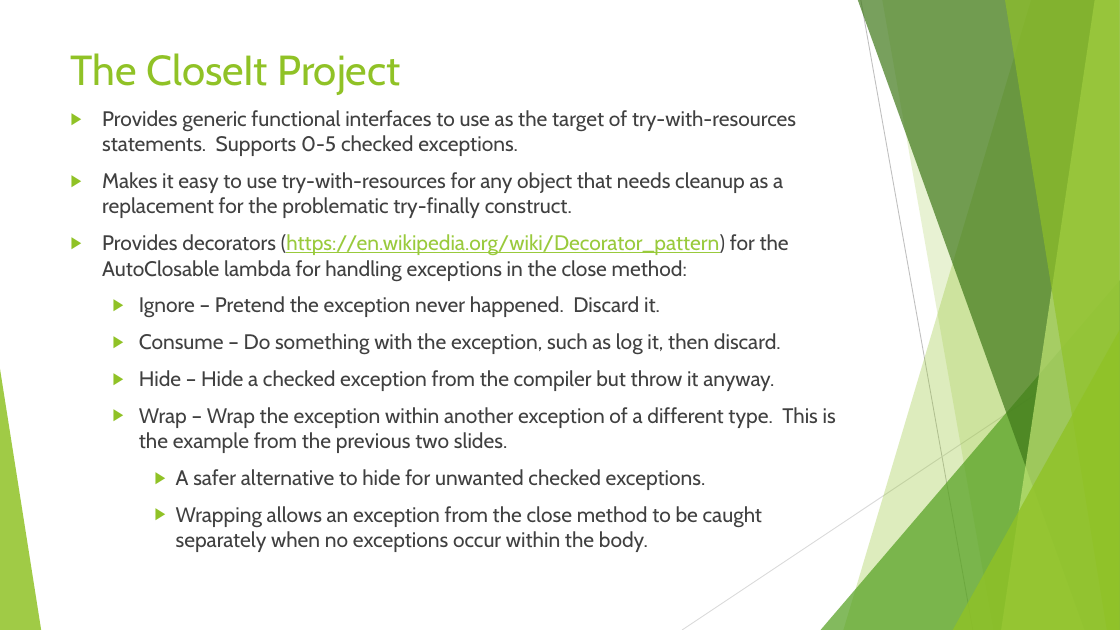
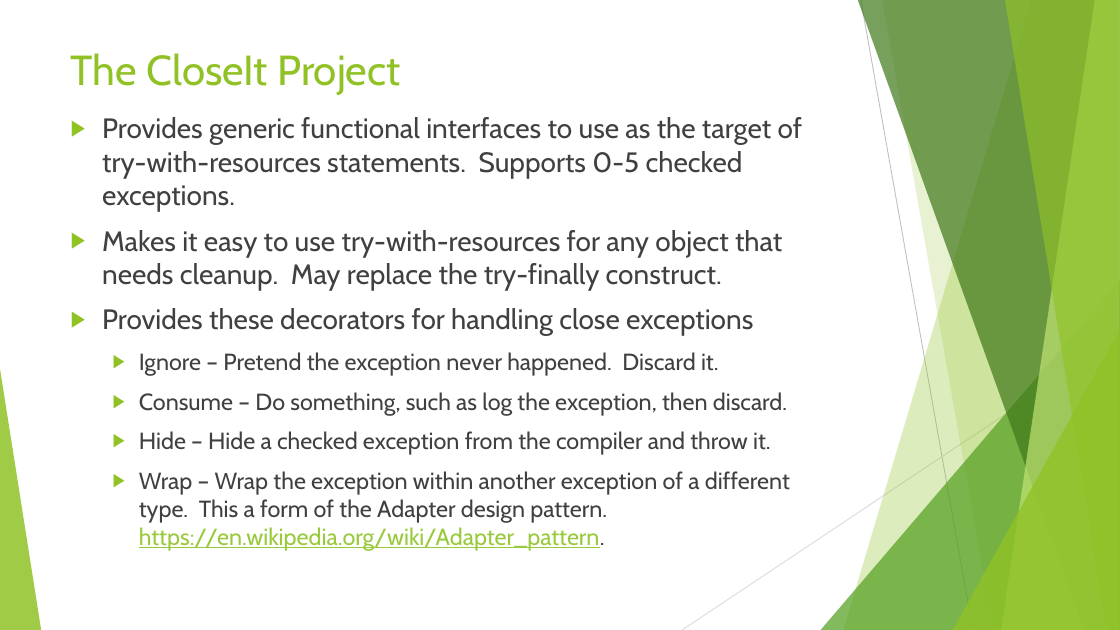
Before and after one commit to RichardRoda/2017-CodePaLOUsa-Lambda, a slide deck: slide 49 of Learning to Love the Lambda in the Stream.pptx (slide 48 before the commit). Drawn at 1120x630 pixels with LibreOffice and Linux fonts; fonts in the diff are those of the drawing. Boxes give left, top, right and bottom in pixels: in the first picture for what was removed or moved away, otherwise in the second. Text is boxed around its words. In the diff, an @@ line names an element or a change of style, - is before the commit and + after.

Commit message:
In the AutoCloseable section: Improve explanation of decorator pattern.  Mention that the lambda returned by the decorator pattern itself implements the adapter pattern (to adapt the exceptions).

```diff
--- a/Learning to Love the Lambda in the Stream.pptx
+++ b/Learning to Love the Lambda in the Stream.pptx
@@ text at (102,117,803,376): size 18 to 24 pt in "Provides generic functional interfaces to use as ..."; size 18 to 20 pt in "Ignore – Pretend the exception never happened. ..." @@
@@ text at (102,230,782,336): text changed; size 18 to 24 pt @@
-▶ Makes it easy to use try-with-resources for any object that needs cleanup as a replacement for the problematic try-finally construct.
-▶ Provides decorators (https://en.wikipedia.org/wiki/Decorator_pattern) for the AutoClosable lambda for handling exceptions in the close method:
+▶ Makes it easy to use try-with-resources for any object that needs cleanup. May replace the try-finally construct.
+▶ Provides these decorators for handling close exceptions
@@ text at (139,392,790,551): text changed; size 18 to 20 pt @@
-  ▶ Consume – Do something with the exception, such as log it, then discard.
-  ▶ Hide – Hide a checked exception from the compiler but throw it anyway.
-  ▶ Wrap – Wrap the exception within another exception of a different type. This is the example from the previous two slides.
-    ▶ A safer alternative to hide for unwanted checked exceptions.
-    ▶ Wrapping allows an exception from the close method to be caught separately when no exceptions occur within the body.
+  ▶ Consume – Do something, such as log the exception, then discard.
+  ▶ Hide – Hide a checked exception from the compiler and throw it.
+  ▶ Wrap – Wrap the exception within another exception of a different type. This a form of the Adapter design pattern. https://en.wikipedia.org/wiki/Adapter_pattern.
```
Also in this commit, not shown: 16 other slides changed, 1 slide added, 1 other file.
